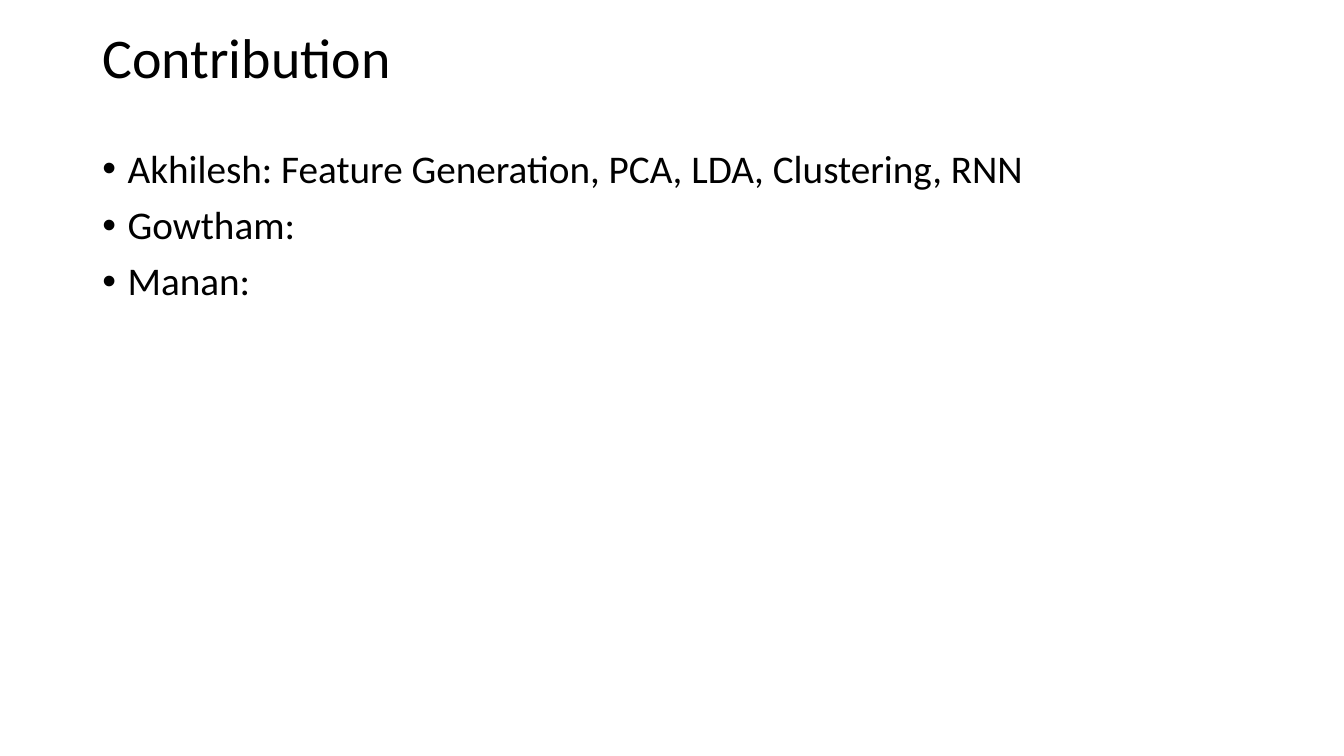
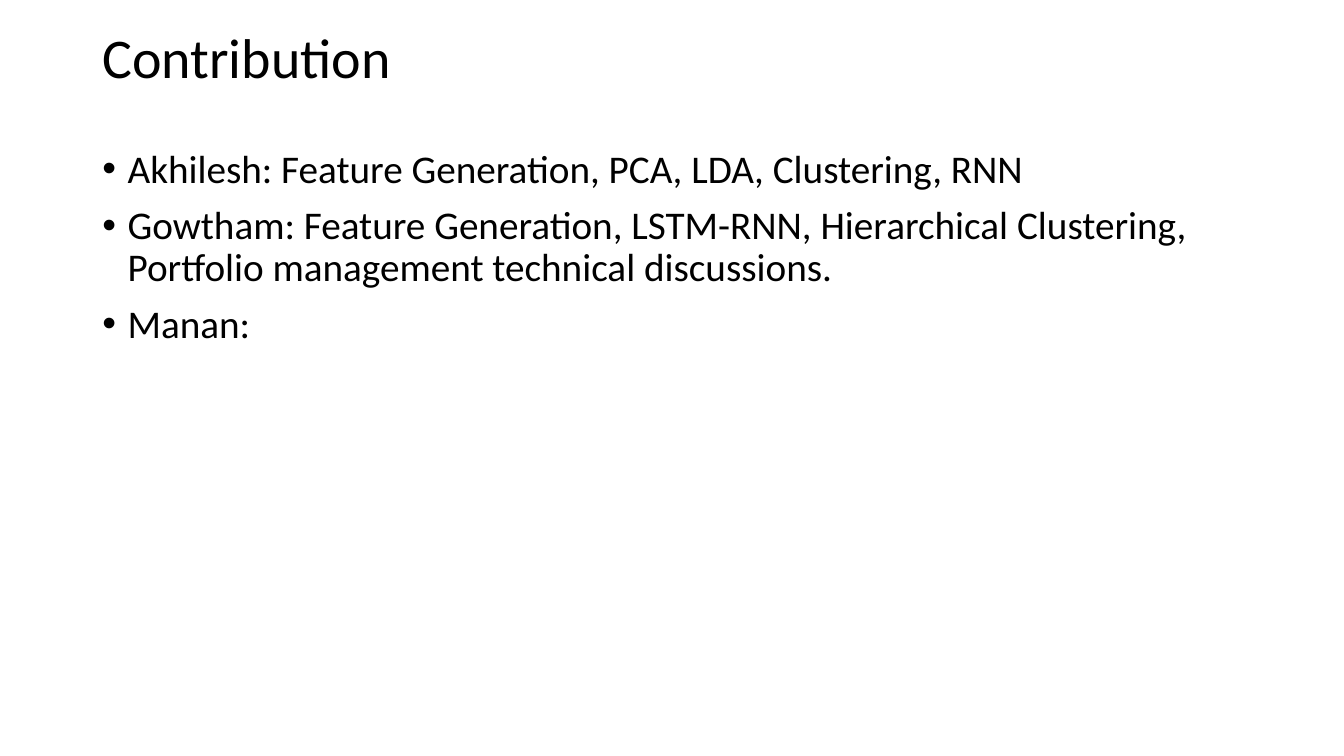
Before and after one commit to gowthamkuntumalla/ECE498_Final_Project, a slide deck: slide 15 of Docs/Final_Presentation.pptx. Drawn at 1344x756 pixels with LibreOffice and Linux fonts; fonts in the diff are those of the drawing. Boxes give left, top, right and bottom in pixels: in the first picture for what was removed or moved away, otherwise in the second. Text is boxed around its words. In the diff, an @@ line names an element or a change of style, - is before the commit and + after.

```diff
--- a/Docs/Final_Presentation.pptx
+++ b/Docs/Final_Presentation.pptx
@@ text at bbox=[128, 211, 1186, 288]: text changed @@
-• Gowtham:
+• Gowtham: Feature Generation, LSTM-RNN, Hierarchical Clustering, Portfolio management technical discussions.
```
Also in this commit, not shown: 1 other slide changed, 1 other file.
